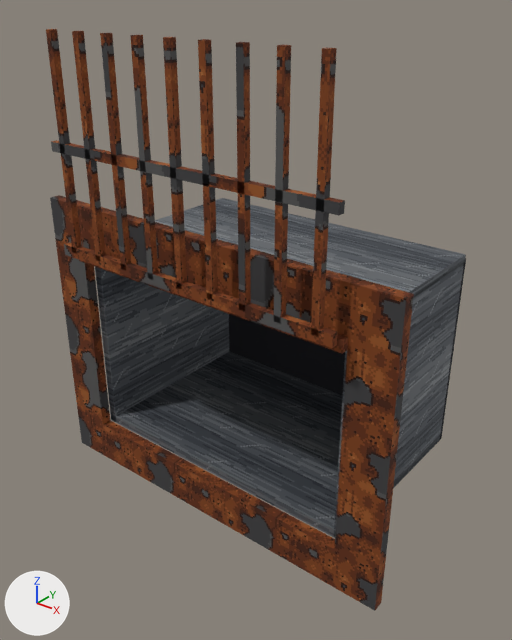
An edit to the glTF model game/prototypes/story_props/FAC_VentDuct.glb, drawn before and after from the same camera.
The view is the same before and after, from a 50 mm lens placed at (1.8, -1.93, 2.06), pointed at (0.02, 0.29, 0.68). Every picture has the same lights, and +X, +Y and +Z are marked at lower left. The picture after the commit comes second. Where no turn or scale is listed for an object, it has been applied to the vertices.

Before the edit, the objects in view are built like this:
```python
ob_bar = bpy.data.objects.new('Bar', me_bar)
ob_bar.location = (0.0, -0.14, 1.9)
ob_bar_001 = bpy.data.objects.new('Bar.001', me_bar_001)
ob_bar_001.location = (0.0, -0.14, 1.9)
ob_bar_002 = bpy.data.objects.new('Bar.002', me_bar_002)
ob_bar_002.location = (0.0, -0.14, 1.9)
ob_bar_003 = bpy.data.objects.new('Bar.003', me_bar_003)
ob_bar_003.location = (0.0, -0.14, 1.9)
ob_bar_004 = bpy.data.objects.new('Bar.004', me_bar_004)
ob_bar_004.location = (0.0, -0.14, 1.9)
ob_bar_005 = bpy.data.objects.new('Bar.005', me_bar_005)
ob_bar_005.location = (0.0, -0.14, 1.9)
ob_bar_006 = bpy.data.objects.new('Bar.006', me_bar_006)
ob_bar_006.location = (0.0, -0.14, 1.9)
ob_bar_007 = bpy.data.objects.new('Bar.007', me_bar_007)
ob_bar_007.location = (0.0, -0.14, 1.9)
ob_sidel = bpy.data.objects.new('SideL', me_sidel)
ob_sidel.location = (0.0, 0.0, 0.0)
# also in view: 'Bar.008' at (0.63, -0.14, 1.42); 'GrateB' at (0.0, -0.14, 0.97); 'GrateMid' at (0.0, -0.14, 1.42); 'PlateB' at (0.0, -0.03, -0.1); 'PlateR' at (0.8, -0.03, 0.47)
```
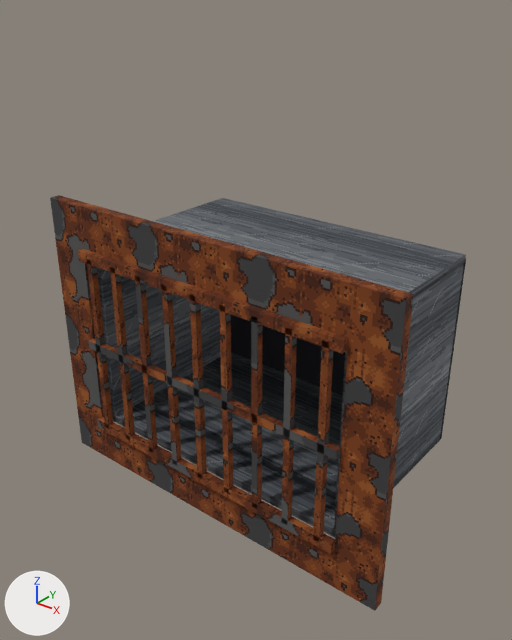
Pixel boxes (x1, y1, x2, y2) of what changed, in the pictures (512 x 640 px):
'GrateB', moved: before (64, 242, 338, 348); after (97, 417, 335, 554)
'GrateMid', moved: before (51, 140, 345, 215); after (88, 339, 341, 460)
'Bar.008', moved: before (311, 48, 337, 337); after (313, 342, 333, 542)
'Bar.007', moved: before (274, 45, 291, 324); after (281, 327, 297, 523)
'Bar.006', moved: before (236, 42, 251, 311); after (251, 316, 263, 508)
'Bar.005', moved: before (198, 39, 218, 300); after (219, 305, 233, 493)
'Bar.004', moved: before (163, 37, 187, 290); after (190, 296, 207, 478)
'Bar.003', moved: before (130, 35, 158, 280); after (161, 286, 181, 465)
'Bar.002', moved: before (100, 33, 131, 270); after (135, 276, 157, 452)
'Bar.001', moved: before (72, 31, 106, 262); after (110, 267, 135, 440)
'Bar', moved: before (46, 29, 82, 253); after (87, 260, 113, 429)
'Grate', unchanged, uncovered by the edit: before (79, 260, 348, 354); after (78, 249, 348, 354)

What changed in the scene script:
```text
Change ob_bar:
    ob_bar.location: (0.0, -0.14, 1.9) -> (0.0, -0.07, 0.95)
Change ob_bar_001:
    ob_bar_001.location: (0.0, -0.14, 1.9) -> (0.0, -0.07, 0.95)
Change ob_bar_002:
    ob_bar_002.location: (0.0, -0.14, 1.9) -> (0.0, -0.07, 0.95)
Change ob_bar_003:
    ob_bar_003.location: (0.0, -0.14, 1.9) -> (0.0, -0.07, 0.95)
Change ob_bar_004:
    ob_bar_004.location: (0.0, -0.14, 1.9) -> (0.0, -0.07, 0.95)
Change ob_bar_005:
    ob_bar_005.location: (0.0, -0.14, 1.9) -> (0.0, -0.07, 0.95)
Change ob_bar_006:
    ob_bar_006.location: (0.0, -0.14, 1.9) -> (0.0, -0.07, 0.95)
Change ob_bar_007:
    ob_bar_007.location: (0.0, -0.14, 1.9) -> (0.0, -0.07, 0.95)
Change ob_bar_008:
    ob_bar_008.location: (0.0, -0.14, 1.9) -> (0.0, -0.07, 0.95)
Change ob_grateb:
    ob_grateb.location: (0.0, -0.14, 1.9) -> (0.0, -0.07, 0.95)
Change ob_gratemid:
    ob_gratemid.location: (0.0, -0.14, 1.9) -> (0.0, -0.07, 0.95)
```
